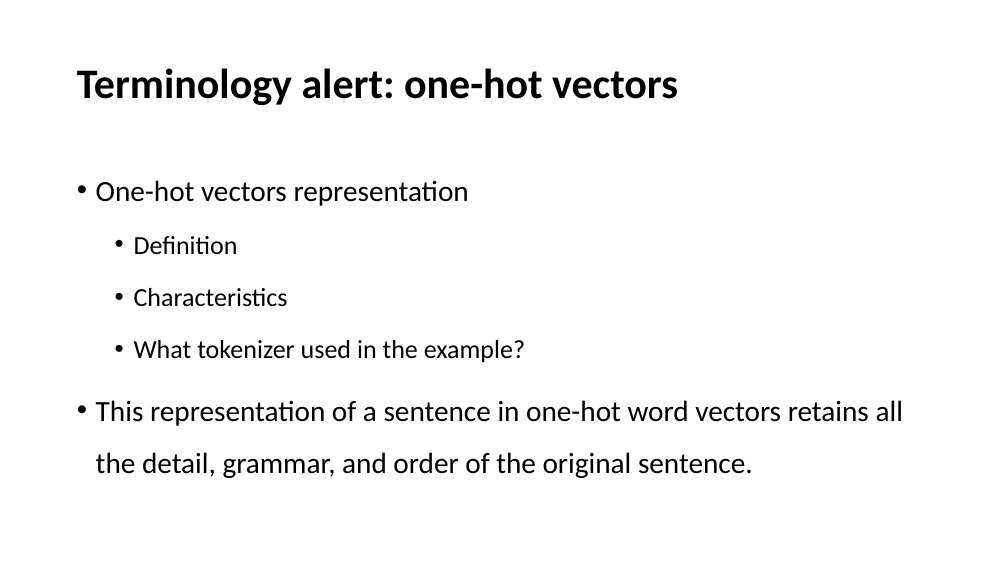
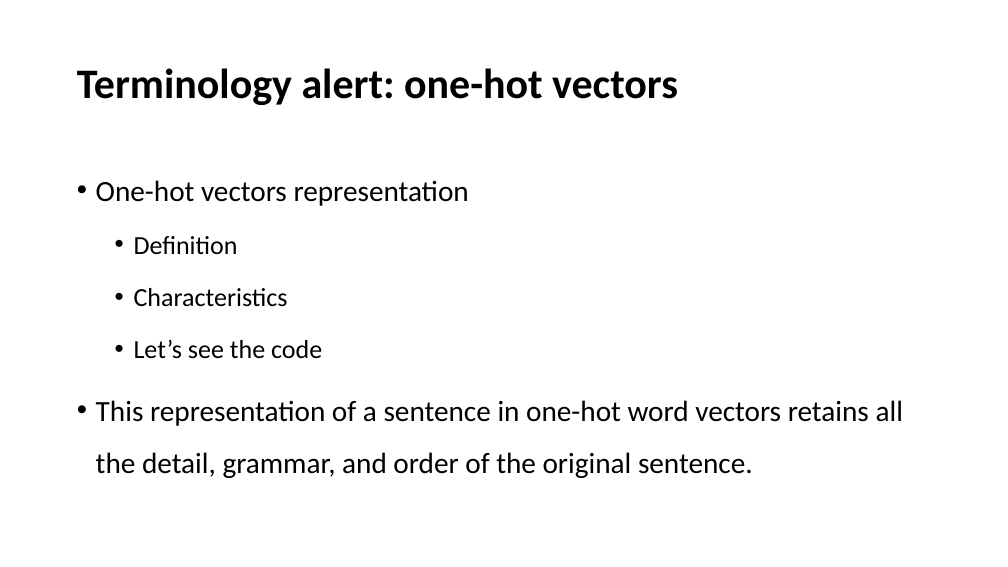
Before and after one commit to YeabinMoonEcon/BUS211, a slide deck: slide 5 of BUS243_NLP/lecture_notes/Lecture2.pptx. Drawn at 1008x567 pixels with LibreOffice and Linux fonts; fonts in the diff are those of the drawing. Boxes give left, top, right and bottom in pixels: in the first picture for what was removed or moved away, otherwise in the second. Text is boxed around its words. In the diff, an @@ line names an element or a change of style, - is before the commit and + after.

```diff
--- a/BUS243_NLP/lecture_notes/Lecture2.pptx
+++ b/BUS243_NLP/lecture_notes/Lecture2.pptx
@@ text at (134, 339, 322, 359): text changed @@
-  • What tokenizer used in the example?
+  • Let’s see the code
```
Also in this commit, not shown: 4 other slides changed, 1 other file.
